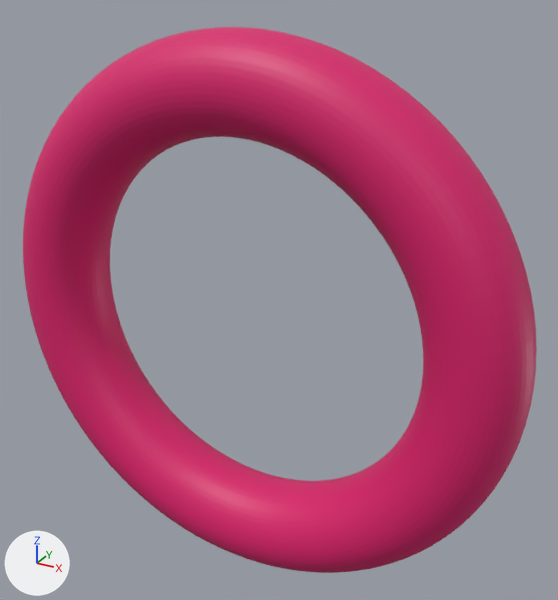
The glTF model assets/torus_grid_sweep/torus_R6_r3.glb: old version first, new version second.
Before and after are seen from a 50 mm camera at (18.3, -29.8, 16.6) aimed at (1.2, 1.2, 1.1). The axes (+X, +Y, +Z) are drawn at lower left. The lights are the same throughout. The first picture is the older version. Where no turn or scale is listed for an object, it has been applied to the vertices.

The first picture shows 'geometry_0'.
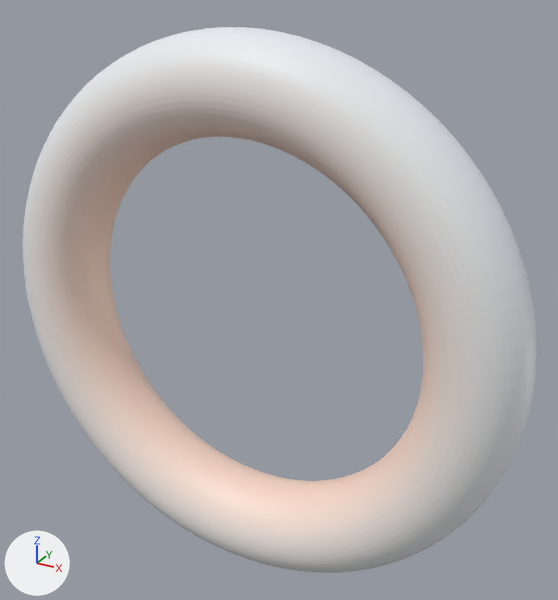
Pixel boxes [x1, y1, x2, y2] of what changed, in the pictures (558 x 600 px):
part 1 of me_geometry_0, recoloured (pink to white)
    both: [23, 27, 537, 573]

Diff of the bpy script that builds the scene:
```diff
--- a/assets/torus_grid_sweep/torus_R6_r3.glb.py
+++ b/assets/torus_grid_sweep/torus_R6_r3.glb.py
@@ me_geometry_0 @@
 me_geometry_0.from_pydata(...)  # 5000 vertices, 10000 faces; spans x -14.0..14.0, y -2.3..2.3, z -14.0..14.0
 # used by ob_geometry_0; location = (0.0, 0.0, 0.0)
+# me_geometry_0 part 1: 10000 faces centred in x -14.0..14.0, y -2.3..2.3, z -14.0..14.0 are repainted in the vertex colours; the middle colour goes from pink #da1c6c to white #f4ede8
 me_geometry_0.materials.append(mat_defaultmaterial)
```
